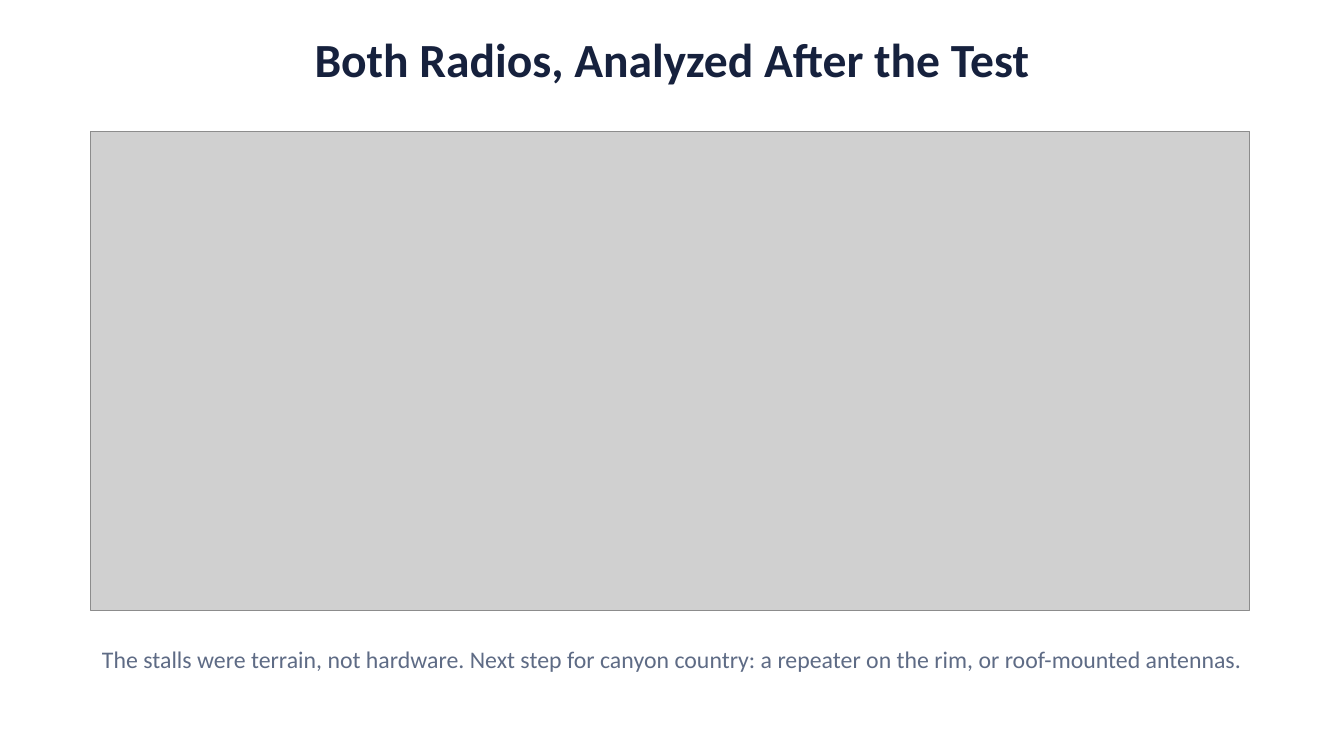
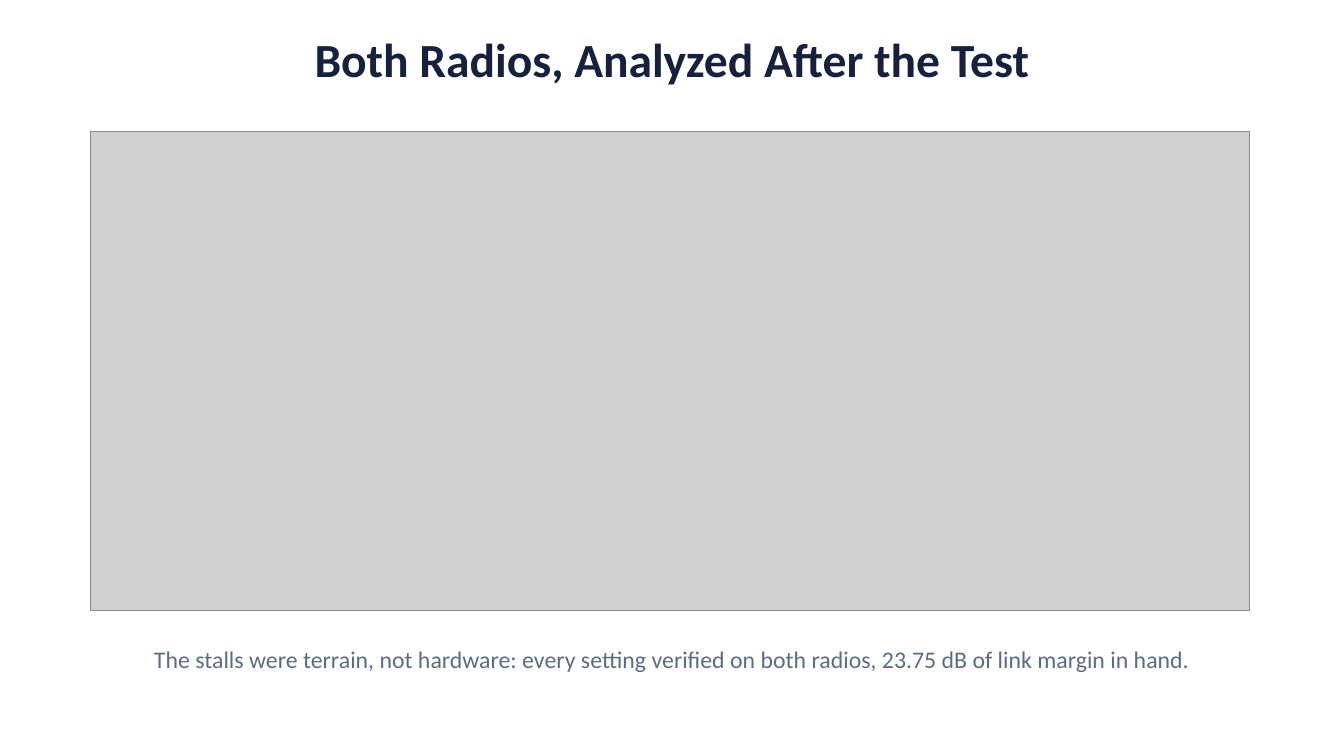
Before and after one commit to deosgracius/offgrid-vehicle-tracker, a slide deck: slide 8 of docs/presentations/Canyon_Demo_Presentation.pptx (slide 7 before the commit). Drawn at 1344x756 pixels with LibreOffice and Linux fonts; fonts in the diff are those of the drawing; grey boxes stand for pictures. Boxes give left, top, right and bottom in pixels: in the first picture for what was removed or moved away, otherwise in the second. Text is boxed around its words. In the diff, an @@ line names an element or a change of style, - is before the commit and + after.

```diff
--- a/docs/presentations/Canyon_Demo_Presentation.pptx
+++ b/docs/presentations/Canyon_Demo_Presentation.pptx
@@ text at (154,651,1189,672): text changed @@
-The stalls were terrain, not hardware. Next step for canyon country: a repeater on the rim, or roof-mounted antennas.
+The stalls were terrain, not hardware: every setting verified on both radios, 23.75 dB of link margin in hand.
```
Also in this commit, not shown: 4 other slides changed, 3 slides added, 1 slide removed.
